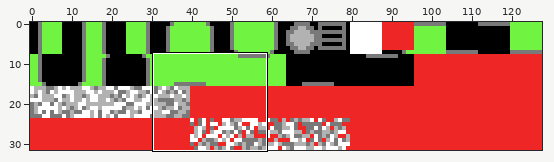
Pixel-art file: images/tv.aseprite. Above, an overview of the earlier version with the close-up marked.
Close-up. The starting point:
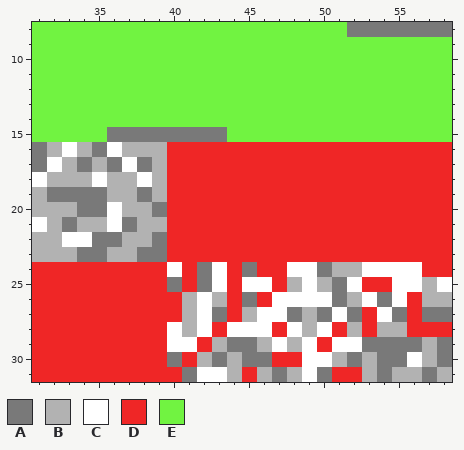
128x32 pixels, 1 frame. Shown: x 31..58, y 8..31.
Palette (. is transparent): A #797979  B #b2b2b2  C #ffffff  D #ef2626  E #71f341
Pixels before, first column x 31:
 8 EEEEEEEEEEEEEEEEEEEEEAAAAAAA
 9 EEEEEEEEEEEEEEEEEEEEEEEEEEEE
10 EEEEEEEEEEEEEEEEEEEEEEEEEEEE
11 EEEEEEEEEEEEEEEEEEEEEEEEEEEE
12 EEEEEEEEEEEEEEEEEEEEEEEEEEEE
13 EEEEEEEEEEEEEEEEEEEEEEEEEEEE
14 EEEEEEEEEEEEEEEEEEEEEEEEEEEE
15 EEEEEAAAAAAAAEEEEEEEEEEEEEEE
16 ABCBACBBBDDDDDDDDDDDDDDDDDDD
17 ACBABACABDDDDDDDDDDDDDDDDDDD
18 CBBBCBBCBDDDDDDDDDDDDDDDDDDD
19 BAAAABBABDDDDDDDDDDDDDDDDDDD
20 BBBAACBBADDDDDDDDDDDDDDDDDDD
21 CBABBCABBDDDDDDDDDDDDDDDDDDD
22 BBCCAABBADDDDDDDDDDDDDDDDDDD
23 BBBAABBAADDDDDDDDDDDDDDDDDDD
24 DDDDDDDDDCDACDADDCCABBCCCCDD
25 DDDDDDDDDADACDCCDBCBACDDCCBC
26 DDDDDDDDDDBCBDADCCCCABCACDBB
27 DDDDDDDDDDBCADBCCABACADCADAA
28 DDDDDDDDDCBCDCCCDCBCDBDBBDDD
29 DDDDDDDDDCCDBAABCBCDCCAAAABA
30 DDDDDDDDDADBABAADDCCBABAACBA
31 DDDDDDDDDDACCBDBABCADDBABBAB
The same view after the edit:
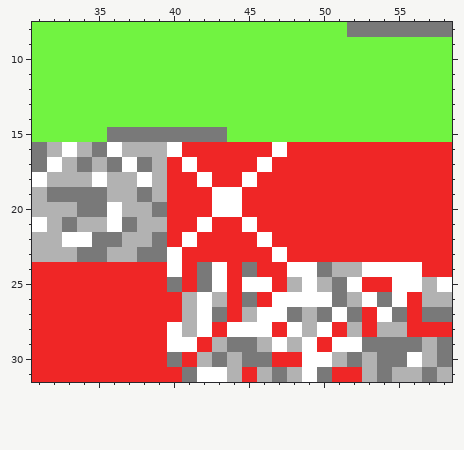
Change:
Changed rows in their new state; - is an unchanged pixel.
first column x 40:
16 C------C
17 -C----C-
18 --C--C--
19 ---CC---
20 ---CC---
21 --C--C--
22 -C----C-
23 C------C
Changed places in both close-ups, as pixel boxes (x1, y1, x2, y2):
changed: (167, 142, 287, 262)
